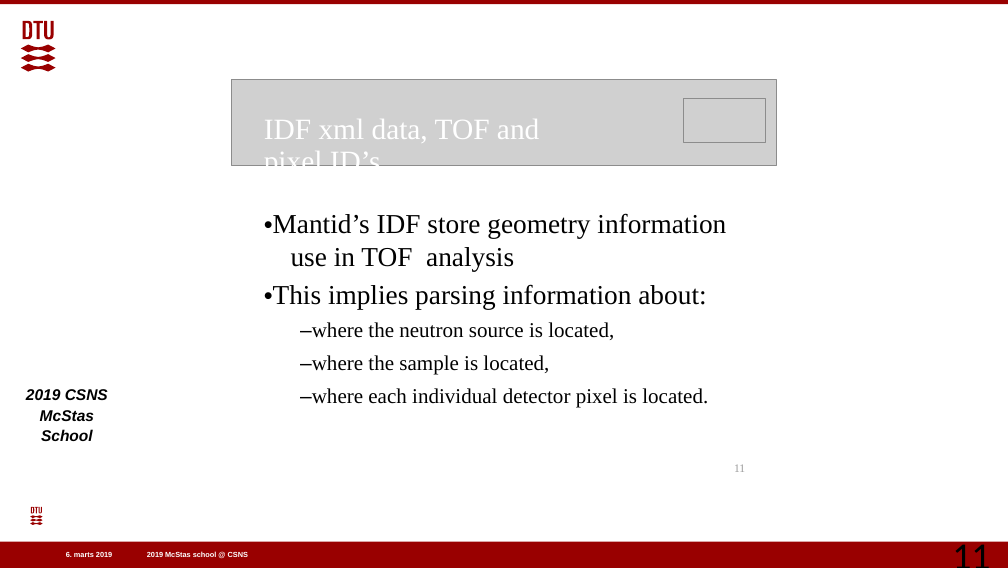
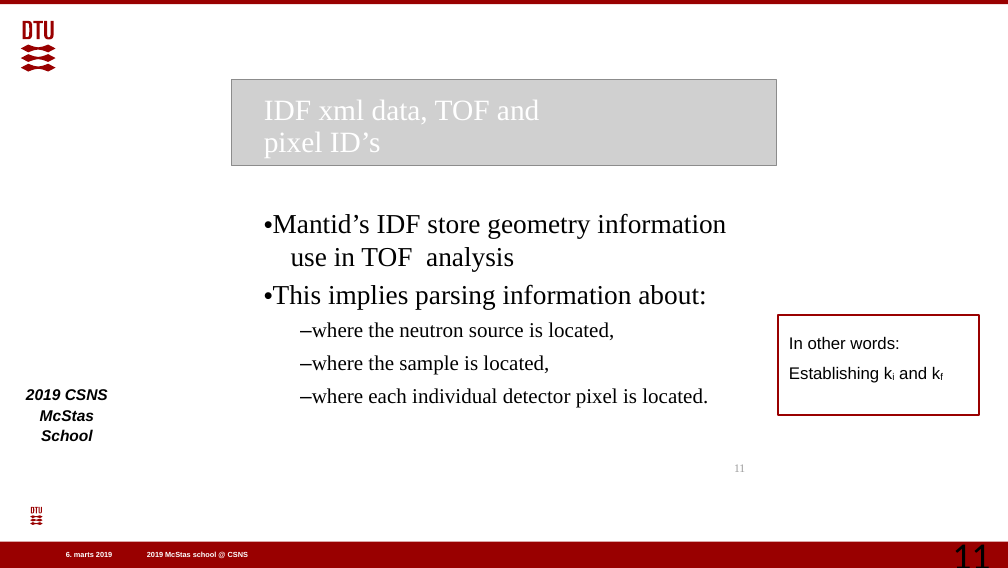
Before and after one commit to eddymaoui/Schools, a slide deck: slide 11 of CSNS_March_2019/5_Friday_March_29th/5_McStas-Mantid/McStas-Mantid.pptx. Drawn at 1008x568 pixels with LibreOffice and Linux fonts; fonts in the diff are those of the drawing; grey boxes stand for pictures; background and template pictures are left out. Boxes give left, top, right and bottom in pixels: in the first picture for what was removed or moved away, otherwise in the second. Text is boxed around its words. In the diff, an @@ line names an element or a change of style, - is before the commit and + after.

```diff
--- a/CSNS_March_2019/5_Friday_March_29th/5_McStas-Mantid/McStas-Mantid.pptx
+++ b/CSNS_March_2019/5_Friday_March_29th/5_McStas-Mantid/McStas-Mantid.pptx
@@ text "IDF xml data, TOF and ..." rewrapped from <box>264,119,539,166</box> to <box>264,100,539,158</box> @@
@@ picture removed at <box>683,98,765,142</box> @@
@@ rectangle added at <box>778,315,978,415</box>, fill #FFFFFF, outline #990000 2 pt @@
@@ text added at <box>789,336,927,383</box>, 16 pt, text #000000 @@
+In other words:
+Establishing ki and kf
```
Also in this commit, not shown: 18 other slides changed, 3 other files.
